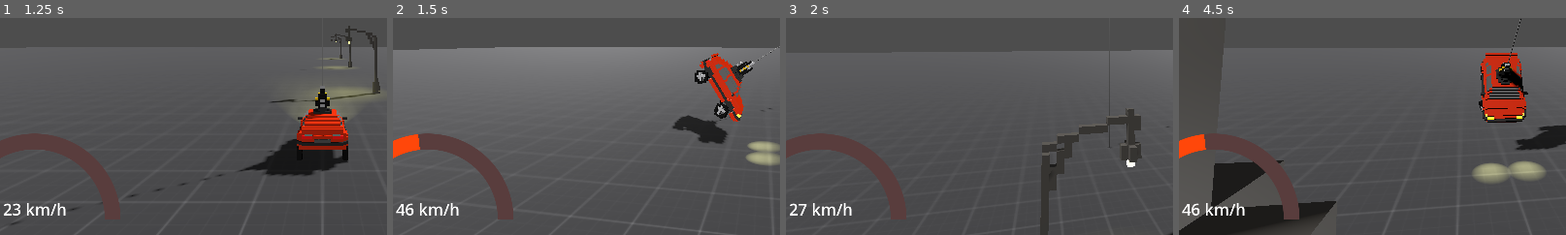
Above: before the commit, frames 1-4 (left to right).
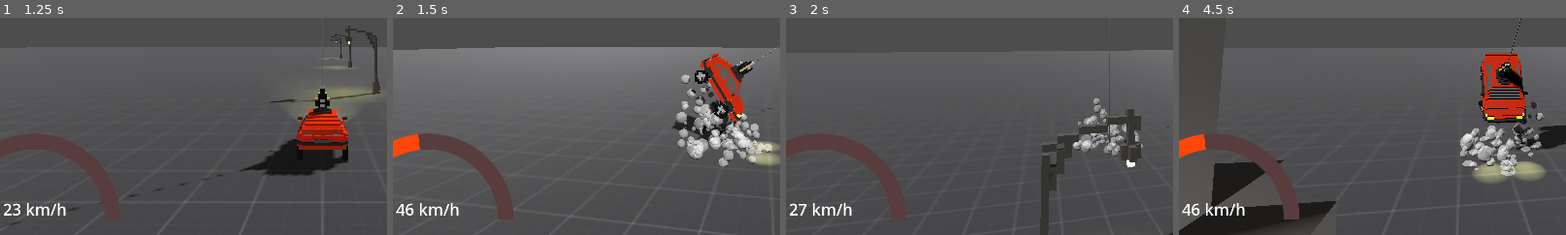
Above: after the commit, the same moments.

Repository: applejag/bornhack-2024-game
Game: Godot game, scene res://scenes/world.tscn
The game is run twice, just before and just after one commit, with the same random seed, the same clock (stepped at 60 frames per second) and the same inputs.
Inputs:
- Up to frame 1 (1.25 s): tap R (reset_car) at 0.5 s; hold D (steer_right) from 0.53 s (still down); tap Space (jump) at 0.6, 0.77, 1.07 s
- Up to frame 2 (1.5 s): tap R (reset_car) at 1.25 s; release D (steer_right) at 1.28 s; hold S (move_back) from 1.28 s (still down); tap Space (jump) at 1.35 s
- Up to frame 3 (2 s): keep holding S (move_back); tap Space (jump) at 1.52, 1.82 s
- Up to frame 4 (4.5 s): tap R (reset_car) every 0.75 s from 2 to 4.25 s; release S (move_back) at 2.03 s; hold D (steer_right) 2.03-2.78 s; tap Space (jump) at 2.1, 2.85, 3.02, 3.32, 3.6, 3.77, 4.07, 4.35 s; hold W (move_forward) 2.78-3.53 s; hold A (steer_left) from 3.53 s (still down)
The pictures show only the part of the screen within x 8-58%, y 50-100%; the shares and areas given below are measured in that part.

Frame 1 is identical in both runs. In frame 2, 3.5% of the frame differs, in the area x 73-98%, y 25-69%; in frame 3, 1.1%; in frame 4, 2.3%.

Commit message:
Jump particles

Diff:
--- a/scenes/player.gd
+++ b/scenes/player.gd
@@ -31,6 +31,8 @@
 @onready var jump_last_y: float = position.y
 var jump_state_time: float = 0;
 
+@onready var jump_particles: GPUParticles3D = get_node("JumpParticles")
+
 @onready var forward_last_pos: Vector3 = position
 var forward: Vector3 = Vector3.FORWARD
 
@@ -47,7 +49,6 @@
 	var current_speed = current_velocity.length()
 
 	if Input.is_action_pressed("move_forward"):
-		print("current_speed:", current_speed)
 		# Increase engine force at low speeds to make the initial acceleration faster.
 		if current_speed < acceleration_max_speed and current_speed > 0.0001:
 			engine_force = max_speed * acceleration / current_speed
@@ -93,6 +94,7 @@
 	angular_velocity += added_angular
 	can_jump = true
 	reset_jump_timer.start()
+	jump_particles.restart()
 
 	jump_state = JumpState.Ascending
 	jump_last_y = position.y
--- a/scenes/player.tscn
+++ b/scenes/player.tscn
@@ -192,6 +192,58 @@
 bottom_radius = 0.01
 height = 10.0
 radial_segments = 10
+
+[sub_resource type="Curve" id="Curve_nfnpm"]
+_data = [Vector2(0, 1), 0.0, 0.0, 0, 0, Vector2(1, 0), 0.0, 0.0, 0, 0]
+point_count = 2
+
+[sub_resource type="CurveTexture" id="CurveTexture_5duu2"]
+curve = SubResource("Curve_nfnpm")
+
+[sub_resource type="Curve" id="Curve_eq14b"]
+_data = [Vector2(0, 0.95), 0.0, -2.345, 0, 0, Vector2(1, 0), -0.476445, 0.0, 0, 0]
+point_count = 2
+
+[sub_resource type="CurveTexture" id="CurveTexture_6qje6"]
+curve = SubResource("Curve_eq14b")
+
+[sub_resource type="Curve" id="Curve_uh4dt"]
+max_value = 3.0
+_data = [Vector2(0, 2.7), 0.0, -5.628, 0, 0, Vector2(1, 0.15), -3.37161, 0.0, 0, 0]
+point_count = 2
+
+[sub_resource type="CurveTexture" id="CurveTexture_2vjnj"]
+curve = SubResource("Curve_uh4dt")
+
+[sub_resource type="ParticleProcessMaterial" id="ParticleProcessMaterial_sgdgp"]
+lifetime_randomness = 0.5
+emission_shape = 6
+emission_ring_axis = Vector3(0, 1, 0)
+emission_ring_height = 0.5
+emission_ring_radius = 1.0
+emission_ring_inner_radius = 0.0
+radial_velocity_min = 0.5
+radial_velocity_max = 2.0
+radial_velocity_curve = SubResource("CurveTexture_6qje6")
+gravity = Vector3(0, 0, 0)
+scale_min = 0.05
+scale_max = 0.2
+scale_over_velocity_min = 0.1
+scale_over_velocity_max = 3.0
+scale_over_velocity_curve = SubResource("CurveTexture_2vjnj")
+color = Color(1, 1, 1, 0.54902)
+alpha_curve = SubResource("CurveTexture_5duu2")
+turbulence_initial_displacement_min = 9.1
+turbulence_initial_displacement_max = 9.1
+
+[sub_resource type="StandardMaterial3D" id="StandardMaterial3D_j5bio"]
+transparency = 1
+vertex_color_use_as_albedo = true
+
+[sub_resource type="SphereMesh" id="SphereMesh_aeq27"]
+material = SubResource("StandardMaterial3D_j5bio")
+radial_segments = 10
+rings = 10
 
 [node name="Player" type="VehicleBody3D"]
 mass = 750.0
@@ -328,5 +380,15 @@
 [node name="saab9000" parent="." instance=ExtResource("4_oq0nv")]
 transform = Transform3D(-2.18557e-08, 0, 0.5, 0, 0.5, 0, -0.5, 0, -2.18557e-08, 0, -0.0963624, 0)
 
+[node name="JumpParticles" type="GPUParticles3D" parent="."]
+emitting = false
+amount = 120
+lifetime = 2.5
+one_shot = true
+explosiveness = 0.97
+randomness = 0.85
+process_material = SubResource("ParticleProcessMaterial_sgdgp")
+draw_pass_1 = SubResource("SphereMesh_aeq27")
+
 [connection signal="timeout" from="ResetCarDebounce" to="." method="_on_reset_car_debounce_timeout"]
 [connection signal="timeout" from="ResetJumpDebounce" to="." method="_on_reset_jump_debounce_timeout"]
Not shown: 1 places in scenes/player.tscn that only renumber resources
